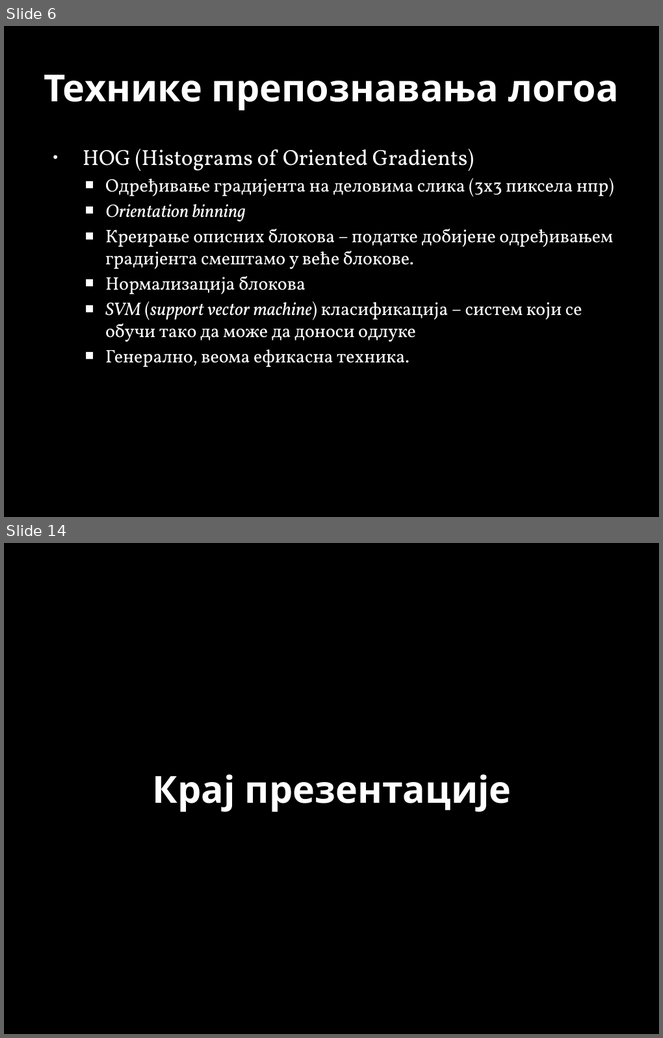
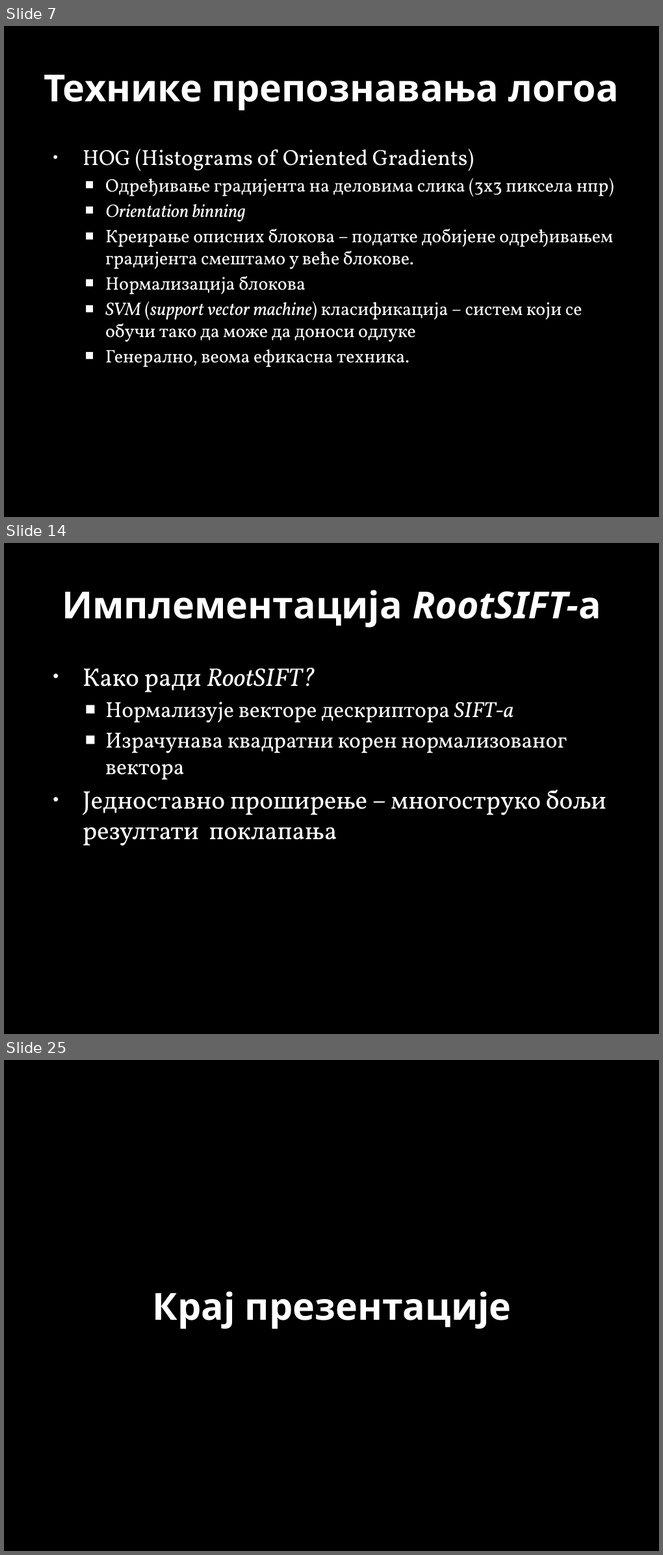
Before and after one commit to MarkoSavija/projekat_Soft_Computing, a slide deck: Car Logo Tracker.pptx. Shown one above the other, each under a label of ours: slides 6 and 14 before the commit, slides 7, 14 and 25 after it; the slides between them are not shown. The pictures are 663x1038 and 663x1555 pixels, drawn with LibreOffice and Linux fonts; fonts in the diff are those of the drawing; background and template pictures are left out. Boxes give left, top, right and bottom in pixels: in the first picture for what was removed or moved away, otherwise in the second. Text is boxed around its words. In the diff, an @@ line names an element or a change of style, - is before the commit and + after.

```diff
--- a/Car Logo Tracker.pptx
+++ b/Car Logo Tracker.pptx
@@ slide 14 added at (4, 543, 659, 1034), background picture (left out) @@
@@ title added at (62, 590, 601, 627), 41 pt, text #FFFFFF, bold @@
+Имплементација RootSIFT-a
@@ text added at (83, 668, 607, 846), 24 pt, text #FFFFFF @@
+• Како ради RootSIFT?
+  ■ Нормализује векторе дескриптора SIFT-a
+  ■ Израчунава квадратни корен нормализованог вектора
+• Једноставно проширење – многоструко бољи резултати поклапања
@@ what was slide 6 is now slide 7 @@
@@ what was slide 14 is now slide 25 @@
```
Also in this commit, not shown: 6 slides changed, 13 other slides added, 3 slides removed, 12 other files.
